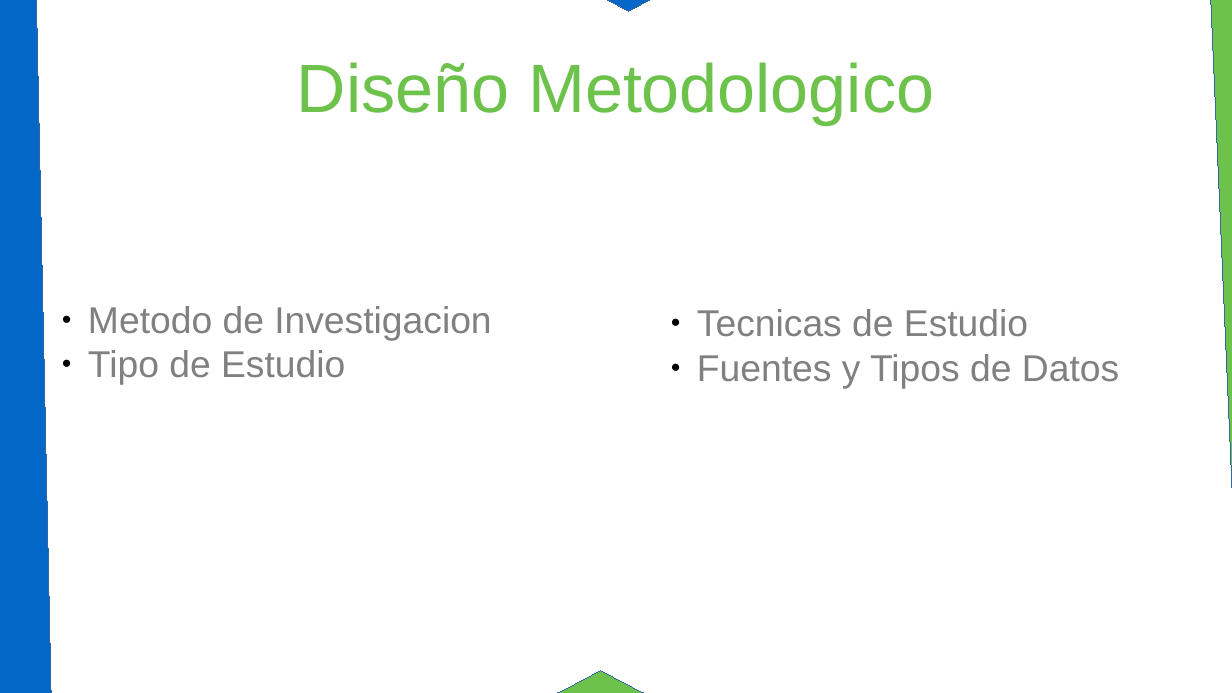
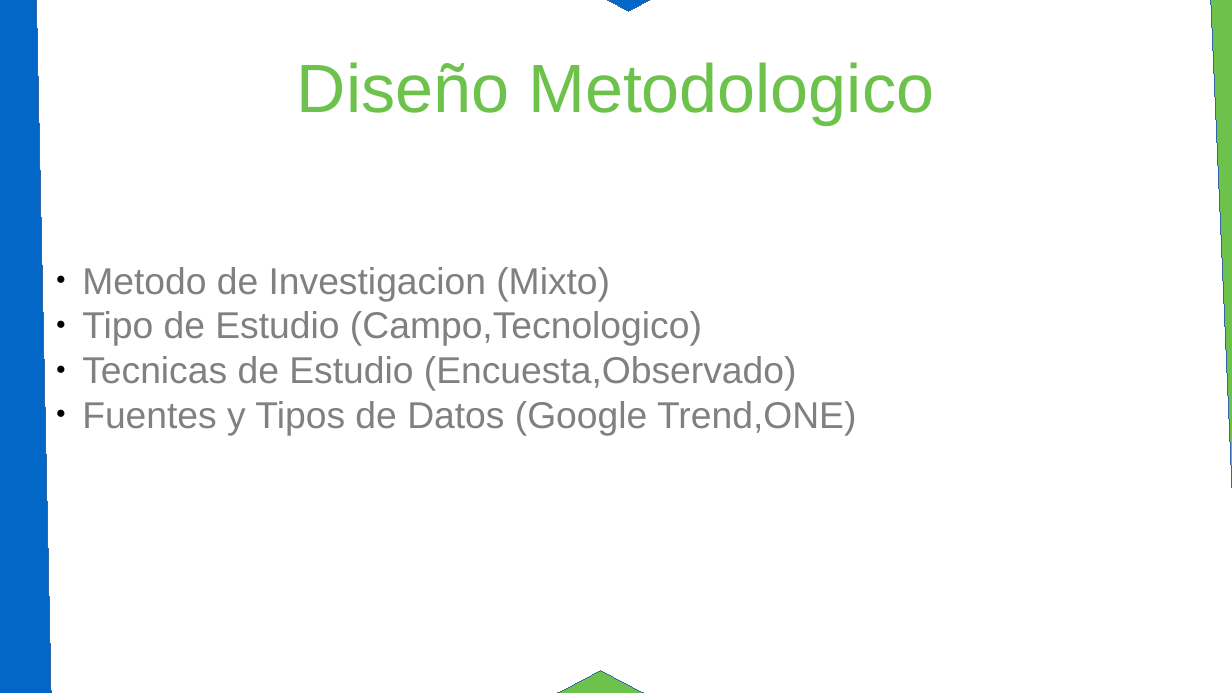
Before and after one commit to klbsoft/OptiVia, a slide deck: slide 19 of docs/Presentation_Ready.odp (slide 9 before the commit). Drawn at 1232x693 pixels with LibreOffice and Linux fonts; fonts in the diff are those of the drawing. Boxes give left, top, right and bottom in pixels: in the first picture for what was removed or moved away, otherwise in the second. Text is boxed around its words. In the diff, an @@ line names an element or a change of style, - is before the commit and + after.

```diff
--- a/docs/Presentation_Ready.odp
+++ b/docs/Presentation_Ready.odp
@@ subtitle at (82,267,856,435): text changed @@
-● Metodo de Investigacion
-● Tipo de Estudio
+● Metodo de Investigacion (Mixto)
+● Tipo de Estudio (Campo,Tecnologico)
+● Tecnicas de Estudio (Encuesta,Observado)
+● Fuentes y Tipos de Datos (Google Trend,ONE)
@@ text removed at (697,309,1119,389) @@
-● Tecnicas de Estudio
-● Fuentes y Tipos de Datos
```
Also in this commit, not shown: 4 other slides changed, 13 slides added, 3 slides removed, 6 other files.
